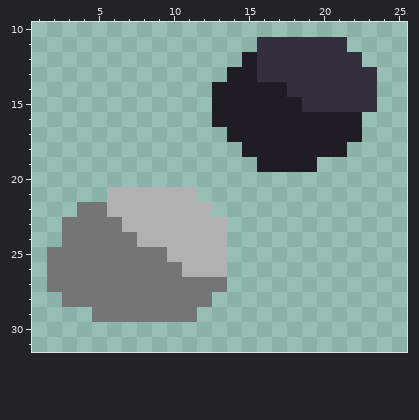
Pixel-art sprite, stored at sprites/blocks/environment/ore-obsidian2.png. The picture above is the old version.
The file is 32x32 pixels. Shown: x 1..25, y 10..31.
And afterwards:
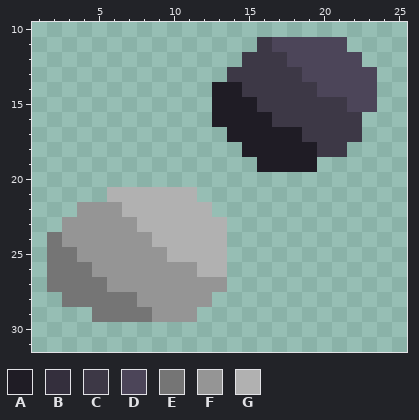
Palette (. is transparent): A #1f1c25  B #342f3d  C #3d3846  D #4c4559  E #757575  F #959595  G #b1b1b1
Diff:
y 11: x 16..21 BBBBBB -> CDDDDD
y 12: x 15..22 ABBBBBBB -> CCCDDDDD
y 13: x 14..23 AABBBBBBBB -> CCCCCDDDDD
y 14: x 15..23 AAABBBBBB -> CCCCCDDDD
y 15: x 16..23 AAABBBBB -> CCCCCCDD
y 16: x 17..22 AAAAAA -> CCCCCC
y 17: x 19..22 AAAA -> CCCC
y 18: x 20..21 AA -> CC
y 22: x 4..6 EEG -> FFF
y 23: x 3..7 EEEEG -> FFFFF
y 24: x 2..8 .EEEEEG -> EFFFFFF
y 25: x 4..9 EEEEEE -> FFFFFF
y 26: x 5..11 EEEEEEG -> FFFFFFF
y 27: x 6..13 EEEEEEEE -> FFFFFFFF
y 28: x 8..12 EEEEE -> FFFFF
y 29: x 9..11 EEE -> FFF
Where, in picture pixels (left, top, right, bottom), the same in both pictures:
changed: (227, 37, 377, 157)
changed: (47, 202, 227, 322)
